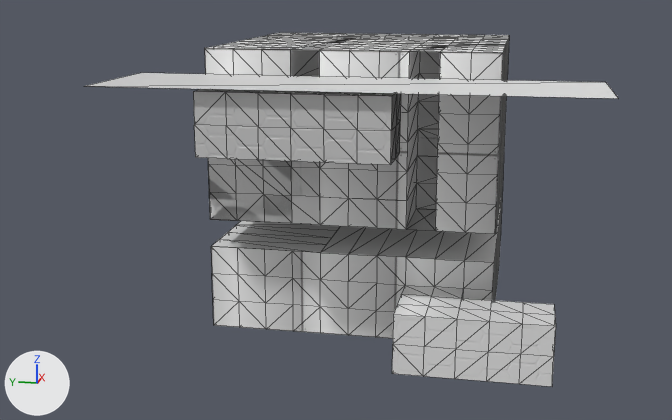
What one commit did to the glTF model Program/Ψ/Data/StageMap/Area5/Area5.gltf.
One viewpoint serves both versions: a 50 mm camera at (-71.2, -11.4, 24.4) aimed at (-7.0, 1.5, 8.4). Arrows for +X, +Y and +Z are at lower left; the lights stay in place. Mesh edges are drawn as thin lines. Where no turn or scale is listed for an object, it has been applied to the vertices. Vertices at the same position are counted once.

Before the edit, the objects in view are built like this:
```python
me_grid_001 = bpy.data.meshes.new('Grid.001')
me_grid_001.from_pydata(...)  # 862 vertices, 1736 faces; spans x -18.7..10.0, y -16.5..14.7, z -20.0..0.0
# faces by material slot: [592, 780, 264, 16, 46, 38]
me_grid_001.materials.append(mat_ground)  # white #e7e7e7
me_grid_001.materials.append(mat_outwall)
me_grid_001.materials.append(mat_inwall)
me_grid_001.materials.append(mat_dark)  # dark grey #595959
me_grid_001.materials.append(mat_inwall2)
me_grid_001.materials.append(mat_frame)  # grey #b2b2b2
# before: 793 (-18.7, 14.7, -1.7), 794 (-18.7, -16.5, -1.7) at pixel (618, 98)
ob_grid_001 = bpy.data.objects.new('Grid.001', me_grid_001)
ob_grid_001.location = (0.0, 0.0, 20.0)
```
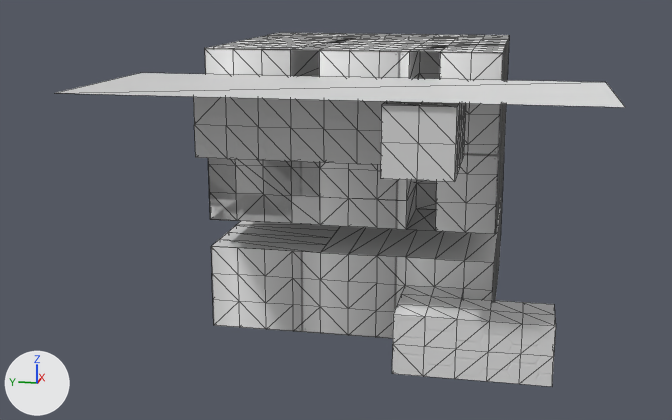
Changed parts and their boxes (x1, y1, x2, y2) in the pictures (672 x 420 px; the box of a moved part takes in the faces that stretch with it):
'Grid.001', reshaped (7% wider): before (87, 33, 619, 387); after (57, 33, 625, 387)
part 1 of me_grid_001, built on: before (391, 93, 401, 164); after (381, 101, 466, 182)
part 2 of me_grid_001, moved or reshaped: before (87, 73, 619, 99); after (57, 73, 625, 107)

Diff of the bpy script that builds the scene:
```diff
--- a/Program/Ψ/Data/StageMap/Area5/Area5.gltf.py
+++ b/Program/Ψ/Data/StageMap/Area5/Area5.gltf.py
@@ me_grid_001 @@
 # used by ob_grid_001; location = (0.0, 0.0, 20.0)
 # verts and faces of me_grid_001; kept vertices keep their numbers, new ones are numbered from 862
-me_grid_001.from_pydata(...)  # 862 vertices, 1736 faces; spans x -18.7..10.0, y -16.5..14.7, z -20.0..0.0
+me_grid_001.from_pydata(...)  # 894 vertices, 1800 faces; spans x -22.3..10.0, y -16.5..14.7, z -20.0..0.0
+# me_grid_001 part 1
+# 1 vertex is removed from x -16.0, y -4.0, z -4.0
+# 8 faces are deleted
+# 3 vertices are added at (-20.0, -8.0, -4.0), (-22.0, -8.0, -4.0), (-22.0, -6.0, -4.0)
+# 7 new vertices lie (0.0, -2.0, 0.0) away from vertices in x -18.0..-14.0, y -4.0, z -6.0..-2.0
+# 7 new vertices lie (0.0, -2.0, 0.0) away from vertices in x -18.0..-14.0, y -6.0, z -6.0..-2.0
+# 8 new vertices lie (-2.0, 0.0, 0.0) away from vertices in x -18.0..-14.0, y -8.0..-4.0, z -6.0..-2.0
+# 8 new vertices lie (-2.0, 0.0, 0.0) away from vertices in x -20.0..-16.0, y -8.0..-4.0, z -6.0..-2.0
+# 32 new faces join them, mat_outwall
+# 40 new faces join them, mat_inwall
+# me_grid_001 part 2
+verts[793] = (-22.3, 14.7, -1.7)  # moved
+verts[794] = (-22.3, -16.5, -1.7)  # moved, pixel (625, 107)
 me_grid_001.materials.append(mat_ground)
```
